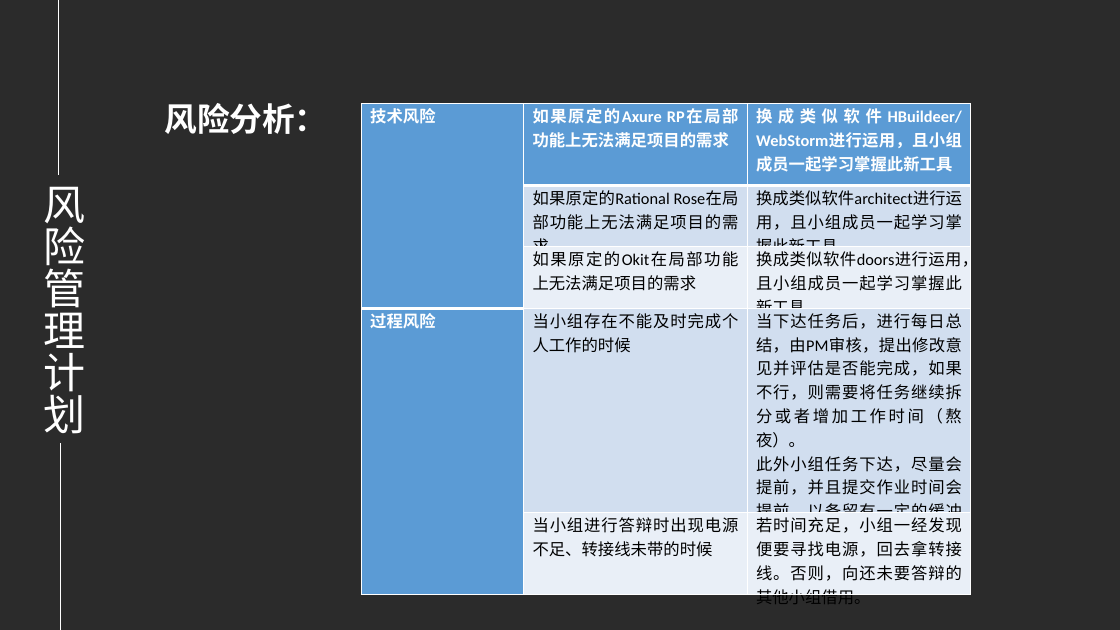
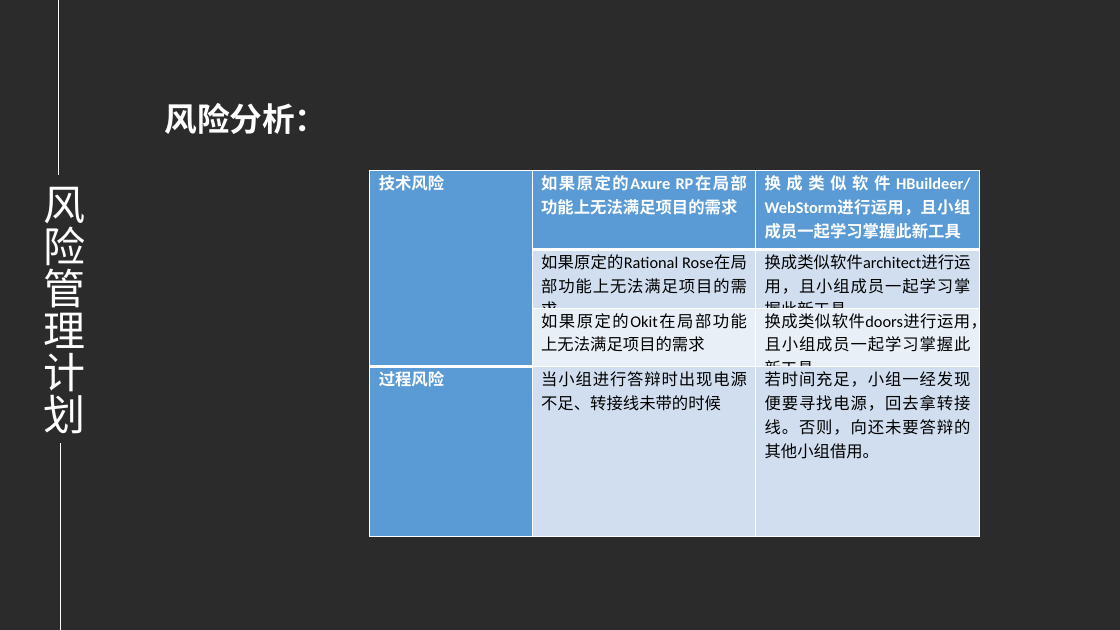
Before and after one commit to PRD-2018-G04/PRD-2018-G04, a slide deck: slide 24 of G04项目组/受控文档/项目计划/PRD2018-G04-需求工程项目计划PPT.pptx. Drawn at 1120x630 pixels with LibreOffice and Linux fonts; fonts in the diff are those of the drawing; background and template pictures are left out; a plain dark background stands for a picture behind light text. Boxes give left, top, right and bottom in pixels: in the first picture for what was removed or moved away, otherwise in the second. Text is boxed around its words. In the diff, an @@ line names an element or a change of style, - is before the commit and + after.

```diff
--- a/G04项目组/受控文档/项目计划/PRD2018-G04-需求工程项目计划PPT.pptx
+++ b/G04项目组/受控文档/项目计划/PRD2018-G04-需求工程项目计划PPT.pptx
@@ table at (x1=370, y1=171, x2=979, y2=537) @@
-row 4: 过程风险 | 当小组存在不能及时完成个人工作的时候 | 当下达任务后，进行每日总结，由PM审核，提出修改意见并评估是否能完成，如果不行，则需要将任务继续拆分或者增加工作时间（熬夜）。 / 此外小组任务下达，尽量会提前，并且提交作业时间会提前，以备留有一定的缓冲时间
-row 5:  | 当小组进行答辩时出现电源不足、转接线未带的时候 | 若时间充足，小组一经发现便要寻找电源，回去拿转接线。否则，向还未要答辩的其他小组借用。
+row 4: 过程风险 | 当小组进行答辩时出现电源不足、转接线未带的时候 | 若时间充足，小组一经发现便要寻找电源，回去拿转接线。否则，向还未要答辩的其他小组借用。
@@ table resized from (x1=361, y1=103, x2=970, y2=608) to (x1=370, y1=171, x2=979, y2=537) @@
```
Also in this commit, not shown: 5 other slides changed, 1 slide added, 18 other files.
